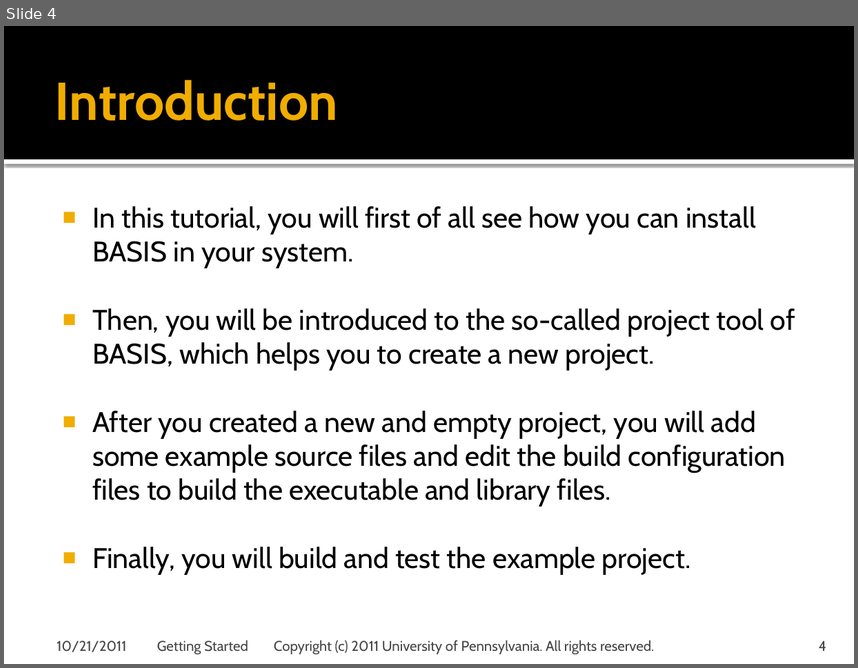
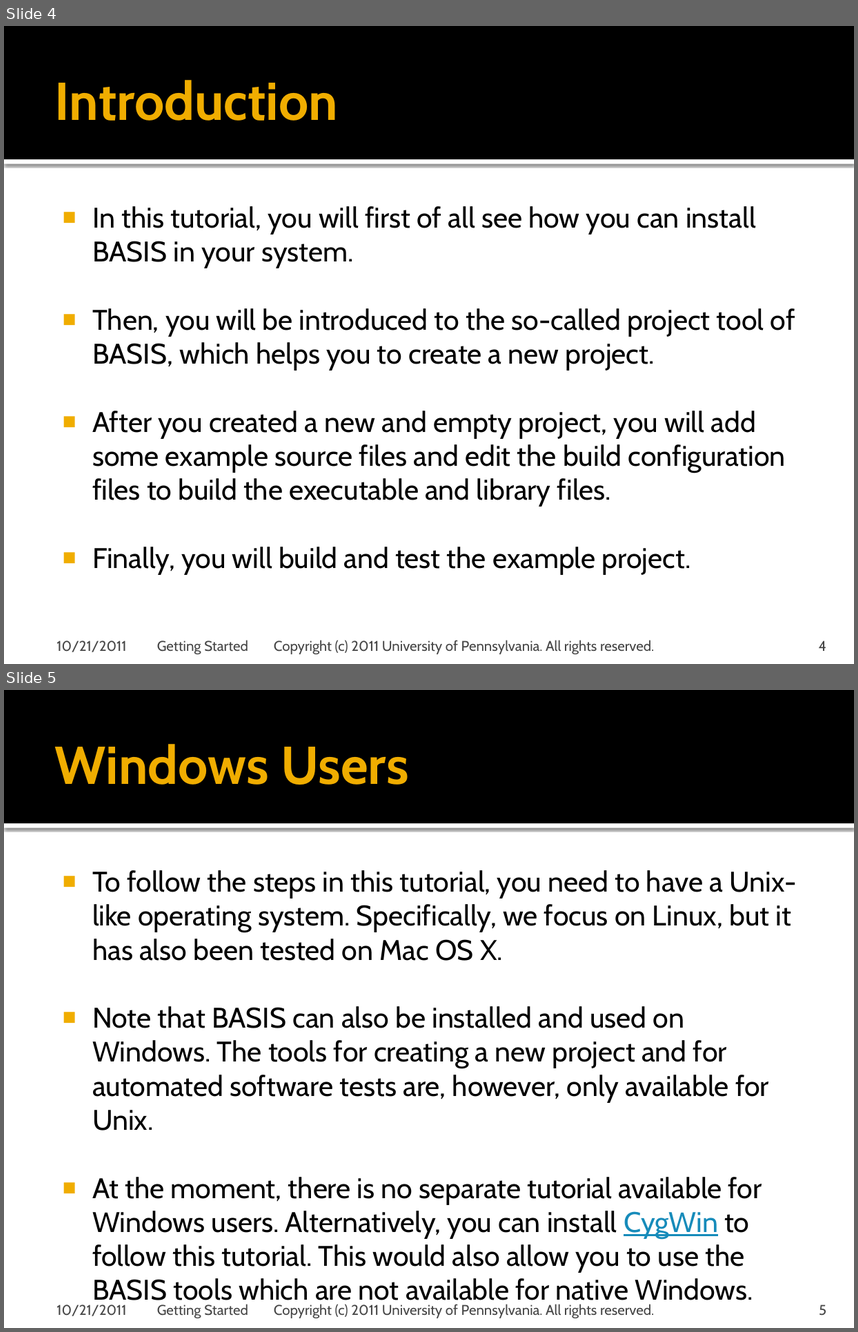
Before and after one commit to cmake-basis/legacy, a slide deck: doc/tutorials/BASIS Tutorial - 02 Getting Started.pptx. Shown one above the other, each under a label of ours: slide 4 before the commit, slides 4 and 5 after it. The pictures are 858x668 and 858x1332 pixels, drawn with LibreOffice and Linux fonts; fonts in the diff are those of the drawing; background and template pictures are left out. Boxes give left, top, right and bottom in pixels: in the first picture for what was removed or moved away, otherwise in the second. Text is boxed around its words. In the diff, an @@ line names an element or a change of style, - is before the commit and + after.

Commit message:
Modified basisproject tool to not use .basis/cache file, but initialize default options from what is actually there. Added quick start guide to Getting Started tutorial.

```diff
--- a/doc/tutorials/BASIS Tutorial - 02 Getting Started.pptx
+++ b/doc/tutorials/BASIS Tutorial - 02 Getting Started.pptx
@@ slide 5 added at (4, 690, 854, 1328), background #FFFFFF; not listed: 2 template elements that a slide beside it also shows @@
@@ title added at (55, 744, 408, 785), 45 pt, text #F0AD00, bold @@
+Windows Users
@@ text added at (92, 870, 796, 1272), 24 pt, text #000000 @@
+■ To follow the steps in this tutorial, you need to have a Unix-like operating system. Specifically, we focus on Linux, but it has also been tested on Mac OS X.
+■ Note that BASIS can also be installed and used on Windows. The tools for creating a new project and for automated software tests are, however, only available for Unix.
+■ At the moment, there is no separate tutorial available for Windows users. Alternatively, you can install CygWin to follow this tutorial. This would also allow you to use the BASIS tools which are not available for native Windows.
@@ text added at (56, 1304, 126, 1316), 12 pt, text #454545 @@
+10/21/2011
@@ text added at (157, 1303, 654, 1318), 12 pt, text #454545 @@
+Getting Started Copyright (c) 2011 University of Pennsylvania. All rights reserved.
@@ page number added at (819, 1304, 826, 1315), 12 pt, text #454545 @@
+5
```
Also in this commit, not shown: 10 slides changed, 13 other slides added, 2 other files.
